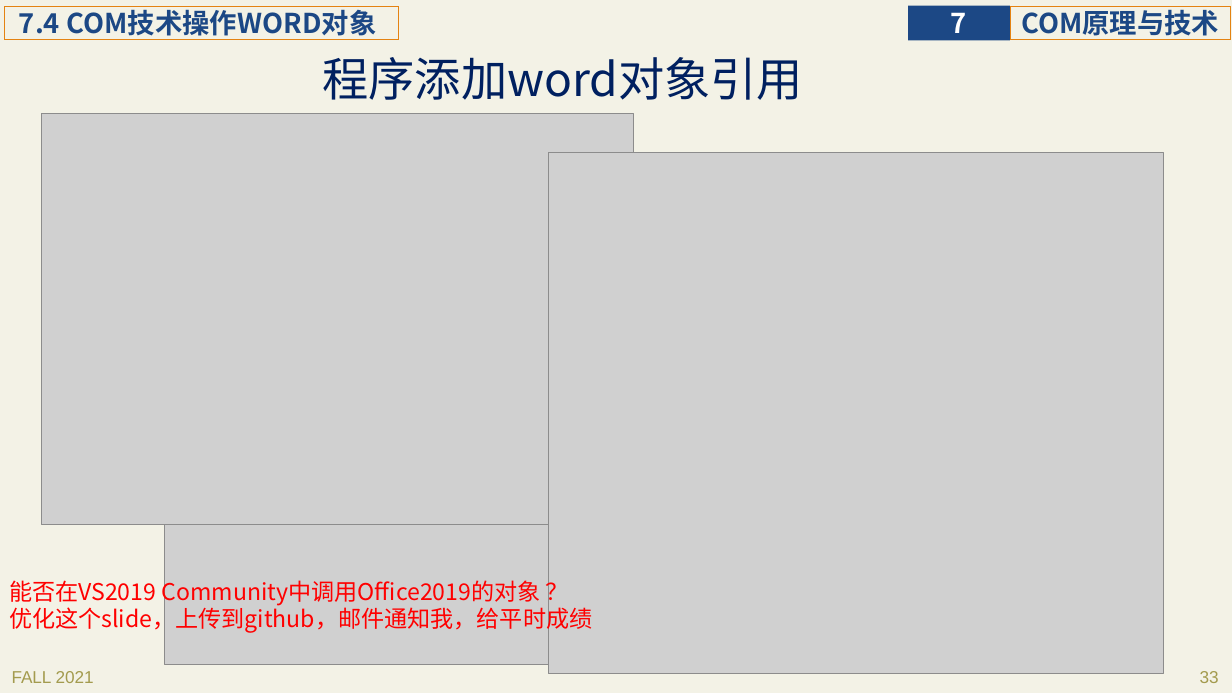
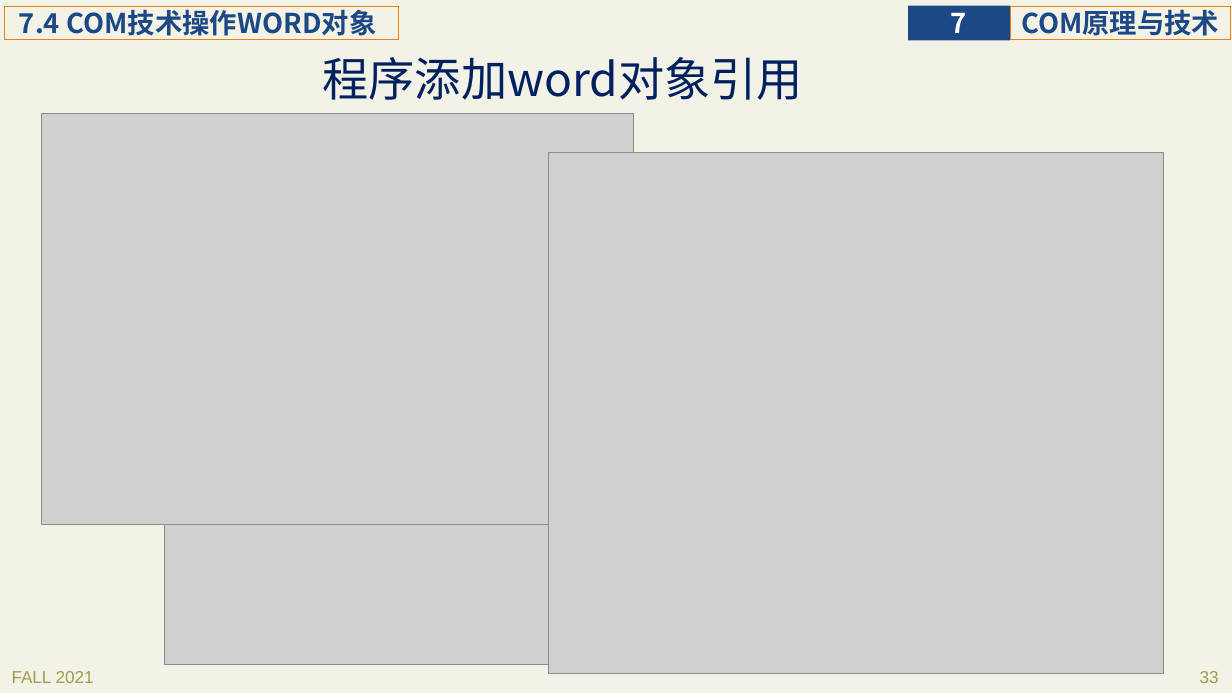
Before and after one commit to principleWindows/win-principle-2021, a slide deck: slide 33 of slides/instruction/principleWindows_7.pptx. Drawn at 1232x693 pixels with LibreOffice and Linux fonts; fonts in the diff are those of the drawing; grey boxes stand for pictures. Boxes give left, top, right and bottom in pixels: in the first picture for what was removed or moved away, otherwise in the second. Text is boxed around its words. In the diff, an @@ line names an element or a change of style, - is before the commit and + after.

```diff
--- a/slides/instruction/principleWindows_7.pptx
+++ b/slides/instruction/principleWindows_7.pptx
@@ text removed at (9,576,592,633) @@
-能否在VS2019 Community中调用Office2019的对象 ？
-优化这个slide，上传到github，邮件通知我，给平时成绩
```
Also in this commit, not shown: 4 other slides changed, 10 other files.
